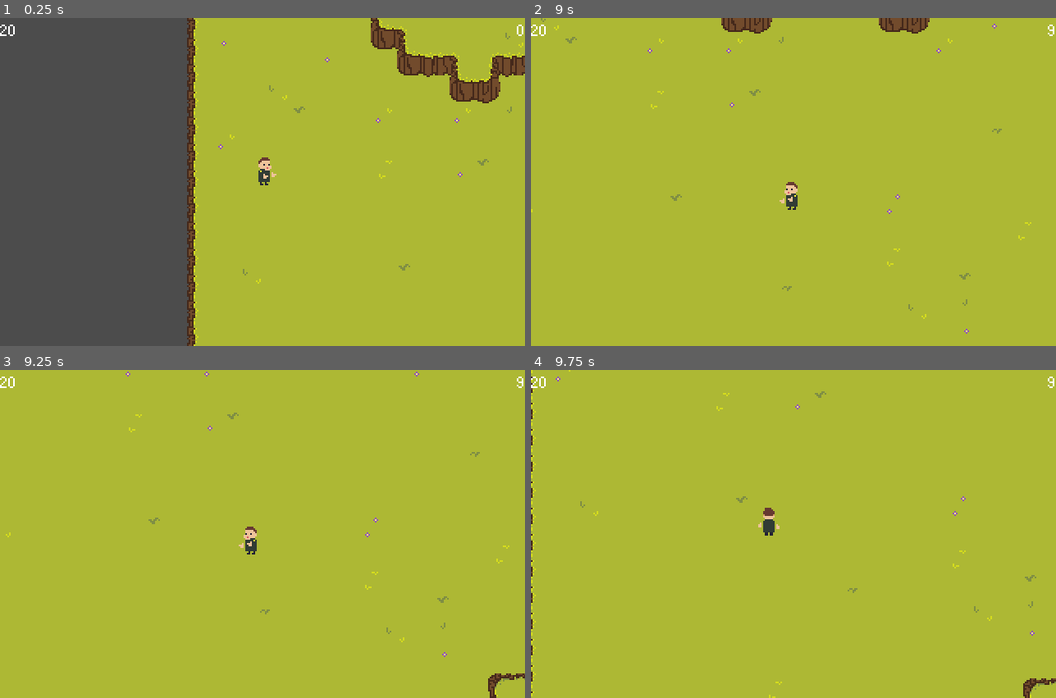
Above: before the commit, frames 1-4 (two rows, left to right).
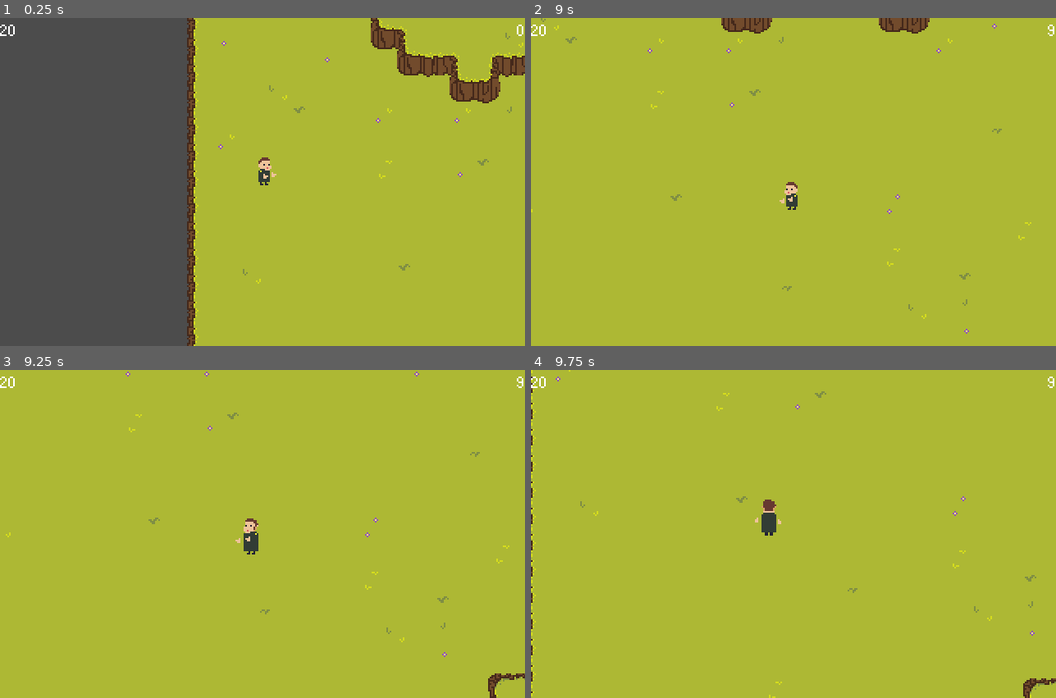
Above: after the commit, the same moments.

Repository: TeamKebab/GodotWildJam24
Game: Godot game, scene res://src/gui/Start.tscn
Same seed, same stepped clock (60 frames per second), same inputs: the game is played once before the commit and once after it.
Inputs:
- Up to frame 1 (0.25 s): no input
- Up to frame 2 (9 s): tap Enter (ui_accept) at 0.5, 0.77, 1.52, 3.02, 3.77, 4.52, 6.02, 6.77, 7.52 s; hold Right (ui_right) 0.53-1.28 s; hold Down (ui_down) 1.28-2.03 s; hold Right (ui_right) 2.03-2.78 s; hold Up (ui_up) 2.78-3.53 s; hold Left (ui_left) 3.53-5.03 s; hold Down (ui_down) 5.03-5.78 s; hold Right (ui_right) 5.78-6.53 s; hold Up (ui_up) 6.53-7.28 s; hold Right (ui_right) 7.28-8.03 s; hold Down (ui_down) 8.03-8.78 s; hold Left (ui_left) from 8.78 s (still down)
- Up to frame 3 (9.25 s): keep holding Left (ui_left); tap Enter (ui_accept) at 9.02 s
- Up to frame 4 (9.75 s): release Left (ui_left) at 9.53 s; hold Up (ui_up) from 9.53 s (still down)

Frames 1-2 are identical in both runs. In frame 3, 0.2% of the frame differs, in the area x 44-50%, y 45-56%; in frame 4, 0.2%.

Commit message:
baby position

Diff:
--- a/src/entities/characters/Player.tscn
+++ b/src/entities/characters/Player.tscn
@@ -1,9 +1,8 @@
-[gd_scene load_steps=39 format=2]
+[gd_scene load_steps=38 format=2]
 
 [ext_resource path="res://assets/sprites/hero.png" type="Texture" id=1]
 [ext_resource path="res://src/entities/characters/Player.gd" type="Script" id=2]
 [ext_resource path="res://src/components/overlap/DetectionBox.tscn" type="PackedScene" id=3]
-[ext_resource path="res://assets/sprites/baby.png" type="Texture" id=4]
 [ext_resource path="res://src/components/overlap/HurtBox.tscn" type="PackedScene" id=5]
 [ext_resource path="res://src/components/MeleeAttack.tscn" type="PackedScene" id=6]
 [ext_resource path="res://assets/sprites/hero_attack.png" type="Texture" id=7]
@@ -157,10 +156,10 @@
 "times": PoolRealArray( 0 ),
 "transitions": PoolRealArray( 1 ),
 "update": 0,
-"values": [ Rect2( 32, 0, 16, 16 ) ]
+"values": [ Rect2( 192, 0, 24, 24 ) ]
 }
 tracks/5/type = "value"
-tracks/5/path = NodePath("BabySprite:position")
+tracks/5/path = NodePath("Attack:position")
 tracks/5/interp = 1
 tracks/5/loop_wrap = true
 tracks/5/imported = false
@@ -169,10 +168,10 @@
 "times": PoolRealArray( 0 ),
 "transitions": PoolRealArray( 1 ),
 "update": 0,
-"values": [ Vector2( -4.88864, -11.4568 ) ]
+"values": [ Vector2( -1.5, 7.54324 ) ]
 }
 tracks/6/type = "value"
-tracks/6/path = NodePath("Attack:position")
+tracks/6/path = NodePath("Attack:rotation_degrees")
 tracks/6/interp = 1
 tracks/6/loop_wrap = true
 tracks/6/imported = false
@@ -181,10 +180,10 @@
 "times": PoolRealArray( 0 ),
 "transitions": PoolRealArray( 1 ),
 "update": 0,
-"values": [ Vector2( -1.5, 7.54324 ) ]
+"values": [ 90.0 ]
 }
 tracks/7/type = "value"
-tracks/7/path = NodePath("Attack:rotation_degrees")
+tracks/7/path = NodePath("AttackSprite:region_rect")
 tracks/7/interp = 1
 tracks/7/loop_wrap = true
 tracks/7/imported = false
@@ -193,10 +192,10 @@
 "times": PoolRealArray( 0 ),
 "transitions": PoolRealArray( 1 ),
 "update": 0,
-"values": [ 90.0 ]
+"values": [ Rect2( 32, 0, 16, 48 ) ]
 }
 tracks/8/type = "value"
-tracks/8/path = NodePath("AttackSprite:region_rect")
+tracks/8/path = NodePath("AttackSprite:position")
 tracks/8/interp = 1
 tracks/8/loop_wrap = true
 tracks/8/imported = false
@@ -205,27 +204,15 @@
 "times": PoolRealArray( 0 ),
 "transitions": PoolRealArray( 1 ),
 "update": 0,
-"values": [ Rect2( 32, 0, 16, 48 ) ]
+"values": [ Vector2( 2.11136, 0.54324 ) ]
 }
 tracks/9/type = "value"
-tracks/9/path = NodePath("AttackSprite:position")
+tracks/9/path = NodePath("AttackSprite:z_index")
 tracks/9/interp = 1
 tracks/9/loop_wrap = true
 tracks/9/imported = false
 tracks/9/enabled = true
 tracks/9/keys = {
-"times": PoolRealArray( 0 ),
-"transitions": PoolRealArray( 1 ),
-"update": 0,
-"values": [ Vector2( 2.11136, 0.54324 ) ]
-}
-tracks/10/type = "value"
-tracks/10/path = NodePath("AttackSprite:z_index")
-tracks/10/interp = 1
-tracks/10/loop_wrap = true
-tracks/10/imported = false
-tracks/10/enabled = true
-tracks/10/keys = {
 "times": PoolRealArray( 0 ),
 "transitions": PoolRealArray( 1 ),
 "update": 1,
@@ -325,10 +312,10 @@
 "times": PoolRealArray( 0 ),
 "transitions": PoolRealArray( 1 ),
 "update": 0,
-"values": [ Rect2( 16, 0, 16, 16 ) ]
+"values": [ Rect2( 96, 0, 24, 24 ) ]
 }
 tracks/4/type = "value"
-tracks/4/path = NodePath("BabySprite:position")
+tracks/4/path = NodePath("BabySprite:z_index")
 tracks/4/interp = 1
 tracks/4/loop_wrap = true
 tracks/4/imported = false
@@ -336,11 +323,11 @@
 tracks/4/keys = {
 "times": PoolRealArray( 0 ),
 "transitions": PoolRealArray( 1 ),
-"update": 0,
-"values": [ Vector2( 5.11136, -10.4568 ) ]
+"update": 1,
+"values": [ 0 ]
 }
 tracks/5/type = "value"
-tracks/5/path = NodePath("BabySprite:z_index")
+tracks/5/path = NodePath("Attack:position")
 tracks/5/interp = 1
 tracks/5/loop_wrap = true
 tracks/5/imported = false
@@ -348,11 +335,11 @@
 tracks/5/keys = {
 "times": PoolRealArray( 0 ),
 "transitions": PoolRealArray( 1 ),
-"update": 1,
-"values": [ 0 ]
+"update": 0,
+"values": [ Vector2( -12.8886, -6.45676 ) ]
 }
 tracks/6/type = "value"
-tracks/6/path = NodePath("Attack:position")
+tracks/6/path = NodePath("Attack:rotation_degrees")
 tracks/6/interp = 1
 tracks/6/loop_wrap = true
 tracks/6/imported = false
@@ -361,10 +348,10 @@
 "times": PoolRealArray( 0 ),
 "transitions": PoolRealArray( 1 ),
 "update": 0,
-"values": [ Vector2( -12.8886, -6.45676 ) ]
+"values": [ 0.0 ]
 }
 tracks/7/type = "value"
-tracks/7/path = NodePath("Attack:rotation_degrees")
+tracks/7/path = NodePath("AttackSprite:region_rect")
 tracks/7/interp = 1
 tracks/7/loop_wrap = true
 tracks/7/imported = false
@@ -373,10 +360,10 @@
 "times": PoolRealArray( 0 ),
 "transitions": PoolRealArray( 1 ),
 "update": 0,
-"values": [ 0.0 ]
+"values": [ Rect2( 16, 0, 16, 48 ) ]
 }
 tracks/8/type = "value"
-tracks/8/path = NodePath("AttackSprite:region_rect")
+tracks/8/path = NodePath("AttackSprite:position")
 tracks/8/interp = 1
 tracks/8/loop_wrap = true
 tracks/8/imported = false
@@ -385,27 +372,15 @@
 "times": PoolRealArray( 0 ),
 "transitions": PoolRealArray( 1 ),
 "update": 0,
-"values": [ Rect2( 16, 0, 16, 48 ) ]
+"values": [ Vector2( -13.8886, -12.4568 ) ]
 }
 tracks/9/type = "value"
-tracks/9/path = NodePath("AttackSprite:position")
+tracks/9/path = NodePath("AttackSprite:z_index")
 tracks/9/interp = 1
 tracks/9/loop_wrap = true
 tracks/9/imported = false
 tracks/9/enabled = true
 tracks/9/keys = {
-"times": PoolRealArray( 0 ),
-"transitions": PoolRealArray( 1 ),
-"update": 0,
-"values": [ Vector2( -13.8886, -12.4568 ) ]
-}
-tracks/10/type = "value"
-tracks/10/path = NodePath("AttackSprite:z_index")
-tracks/10/interp = 1
-tracks/10/loop_wrap = true
-tracks/10/imported = false
-tracks/10/enabled = true
-tracks/10/keys = {
 "times": PoolRealArray( 0 ),
 "transitions": PoolRealArray( 1 ),
 "update": 1,
@@ -461,10 +436,10 @@
 "times": PoolRealArray( 0 ),
 "transitions": PoolRealArray( 1 ),
 "update": 0,
-"values": [ Rect2( 0, 0, 16, 16 ) ]
+"values": [ Rect2( 0, 0, 24, 24 ) ]
 }
 tracks/4/type = "value"
-tracks/4/path = NodePath("BabySprite:position")
+tracks/4/path = NodePath("BabySprite:z_index")
 tracks/4/interp = 1
 tracks/4/loop_wrap = true
 tracks/4/imported = false
@@ -472,11 +447,11 @@
 tracks/4/keys = {
 "times": PoolRealArray( 0 ),
 "transitions": PoolRealArray( 1 ),
-"update": 0,
-"values": [ Vector2( -6.88864, -10.4568 ) ]
+"update": 1,
+"values": [ 0 ]
 }
 tracks/5/type = "value"
-tracks/5/path = NodePath("BabySprite:z_index")
+tracks/5/path = NodePath("Attack:position")
 tracks/5/interp = 1
 tracks/5/loop_wrap = true
 tracks/5/imported = false
@@ -484,11 +459,11 @@
 tracks/5/keys = {
 "times": PoolRealArray( 0 ),
 "transitions": PoolRealArray( 1 ),
-"update": 1,
-"values": [ 0 ]
+"update": 0,
+"values": [ Vector2( 8.11136, -6.45676 ) ]
 }
 tracks/6/type = "value"
-tracks/6/path = NodePath("Attack:position")
+tracks/6/path = NodePath("Attack:rotation_degrees")
 tracks/6/interp = 1
 tracks/6/loop_wrap = true
 tracks/6/imported = false
@@ -497,10 +472,10 @@
 "times": PoolRealArray( 0 ),
 "transitions": PoolRealArray( 1 ),
 "update": 0,
-"values": [ Vector2( 8.11136, -6.45676 ) ]
+"values": [ 0.0 ]
 }
 tracks/7/type = "value"
-tracks/7/path = NodePath("Attack:rotation_degrees")
+tracks/7/path = NodePath("AttackSprite:region_rect")
 tracks/7/interp = 1
 tracks/7/loop_wrap = true
 tracks/7/imported = false
@@ -509,10 +484,10 @@
 "times": PoolRealArray( 0 ),
 "transitions": PoolRealArray( 1 ),
 "update": 0,
-"values": [ 0.0 ]
+"values": [ Rect2( 0, 0, 16, 48 ) ]
 }
 tracks/8/type = "value"
-tracks/8/path = NodePath("AttackSprite:region_rect")
+tracks/8/path = NodePath("AttackSprite:position")
 tracks/8/interp = 1
 tracks/8/loop_wrap = true
 tracks/8/imported = false
@@ -521,27 +496,15 @@
 "times": PoolRealArray( 0 ),
 "transitions": PoolRealArray( 1 ),
 "update": 0,
-"values": [ Rect2( 0, 0, 16, 48 ) ]
+"values": [ Vector2( 12.1114, -12.4568 ) ]
 }
 tracks/9/type = "value"
-tracks/9/path = NodePath("AttackSprite:position")
+tracks/9/path = NodePath("AttackSprite:z_index")
 tracks/9/interp = 1
 tracks/9/loop_wrap = true
 tracks/9/imported = false
 tracks/9/enabled = true
 tracks/9/keys = {
-"times": PoolRealArray( 0 ),
-"transitions": PoolRealArray( 1 ),
-"update": 0,
-"values": [ Vector2( 12.1114, -12.4568 ) ]
-}
-tracks/10/type = "value"
-tracks/10/path = NodePath("AttackSprite:z_index")
-tracks/10/interp = 1
-tracks/10/loop_wrap = true
-tracks/10/imported = false
-tracks/10/enabled = true
-tracks/10/keys = {
 "times": PoolRealArray( 0 ),
 "transitions": PoolRealArray( 1 ),
 "update": 1,
@@ -612,10 +575,10 @@
 "times": PoolRealArray( 0 ),
 "transitions": PoolRealArray( 1 ),
 "update": 0,
-"values": [ Rect2( 48, 0, 16, 16 ) ]
+"values": [ Rect2( 288, 0, 24, 24 ) ]
 }
 tracks/4/type = "value"
-tracks/4/path = NodePath("BabySprite:position")
+tracks/4/path = NodePath("BabySprite:z_index")
 tracks/4/interp = 1
 tracks/4/loop_wrap = true
 tracks/4/imported = false
@@ -623,11 +586,11 @@
 tracks/4/keys = {
 "times": PoolRealArray( 0 ),
 "transitions": PoolRealArray( 1 ),
-"update": 0,
-"values": [ Vector2( 0, -10.4568 ) ]
+"update": 1,
+"values": [ 0 ]
 }
 tracks/5/type = "value"
-tracks/5/path = NodePath("BabySprite:z_index")
+tracks/5/path = NodePath("Attack:position")
 tracks/5/interp = 1
 tracks/5/loop_wrap = true
 tracks/5/imported = false
@@ -635,11 +598,11 @@
 tracks/5/keys = {
 "times": PoolRealArray( 0 ),
 "transitions": PoolRealArray( 1 ),
-"update": 1,
-"values": [ 0 ]
+"update": 0,
+"values": [ Vector2( -1.5, -11.4568 ) ]
 }
 tracks/6/type = "value"
-tracks/6/path = NodePath("Attack:position")
+tracks/6/path = NodePath("Attack:rotation_degrees")
 tracks/6/interp = 1
 tracks/6/loop_wrap = true
 tracks/6/imported = false
@@ -648,10 +611,10 @@
 "times": PoolRealArray( 0 ),
 "transitions": PoolRealArray( 1 ),
 "update": 0,
-"values": [ Vector2( -1.5, -11.4568 ) ]
+"values": [ 90.0 ]
 }
 tracks/7/type = "value"
-tracks/7/path = NodePath("Attack:rotation_degrees")
+tracks/7/path = NodePath("AttackSprite:region_rect")
 tracks/7/interp = 1
 tracks/7/loop_wrap = true
 tracks/7/imported = false
@@ -660,10 +623,10 @@
 "times": PoolRealArray( 0 ),
 "transitions": PoolRealArray( 1 ),
 "update": 0,
-"values": [ 90.0 ]
+"values": [ Rect2( 48, 0, 16, 48 ) ]
 }
 tracks/8/type = "value"
-tracks/8/path = NodePath("AttackSprite:region_rect")
+tracks/8/path = NodePath("AttackSprite:position")
 tracks/8/interp = 1
 tracks/8/loop_wrap = true
 tracks/8/imported = false
@@ -672,27 +635,15 @@
 "times": PoolRealArray( 0 ),
 "transitions": PoolRealArray( 1 ),
 "update": 0,
-"values": [ Rect2( 48, 0, 16, 48 ) ]
+"values": [ Vector2( -3.889, -14.457 ) ]
 }
 tracks/9/type = "value"
-tracks/9/path = NodePath("AttackSprite:position")
+tracks/9/path = NodePath("AttackSprite:z_index")
 tracks/9/interp = 1
 tracks/9/loop_wrap = true
 tracks/9/imported = false
 tracks/9/enabled = true
 tracks/9/keys = {
-"times": PoolRealArray( 0 ),
-"transitions": PoolRealArray( 1 ),
-"update": 0,
-"values": [ Vector2( -3.889, -14.457 ) ]
-}
-tracks/10/type = "value"
-tracks/10/path = NodePath("AttackSprite:z_index")
-tracks/10/interp = 1
-tracks/10/loop_wrap = true
-tracks/10/imported = false
-tracks/10/enabled = true
-tracks/10/keys = {
 "times": PoolRealArray( 0 ),
 "transitions": PoolRealArray( 1 ),
 "update": 1,
@@ -748,7 +699,7 @@
 [sub_resource type="AnimationNodeAdd2" id=24]
 
 [sub_resource type="AnimationNodeBlendTree" id=25]
-graph_offset = Vector2( 0, 63.5 )
+graph_offset = Vector2( 0, 127 )
 nodes/Action/node = SubResource( 15 )
 nodes/Action/position = Vector2( 260, 60 )
 nodes/Age/node = SubResource( 22 )
@@ -797,25 +748,25 @@
 position = Vector2( 0.5, -10 )
 texture = ExtResource( 1 )
 hframes = 3
+frame = 2
 region_enabled = true
-region_rect = Rect2( 216, 0, 72, 24 )
+region_rect = Rect2( 24, 0, 72, 24 )
 
 [node name="BabySprite" type="Sprite" parent="."]
 visible = false
-position = Vector2( -4.88864, -11.4568 )
-z_index = -1
-texture = ExtResource( 4 )
+position = Vector2( 0.5, -10 )
+texture = ExtResource( 1 )
 region_enabled = true
-region_rect = Rect2( 32, 0, 16, 16 )
+region_rect = Rect2( 0, 0, 24, 24 )
 
 [node name="AttackSprite" type="Sprite" parent="."]
 visible = false
-position = Vector2( 2.11136, 0.54324 )
+position = Vector2( 12.1114, -12.4568 )
 texture = ExtResource( 7 )
 vframes = 3
 frame = 2
 region_enabled = true
-region_rect = Rect2( 32, 0, 16, 48 )
+region_rect = Rect2( 0, 0, 16, 48 )
 
 [node name="AnimationPlayer" type="AnimationPlayer" parent="."]
 anims/Adult = SubResource( 2 )
@@ -835,12 +786,11 @@
 parameters/Action/playback = SubResource( 26 )
 parameters/Age/playback = SubResource( 27 )
 parameters/All/add_amount = 1.0
-parameters/Direction/blend_position = Vector2( 0, 0 )
+parameters/Direction/blend_position = Vector2( 1, 0 )
 parameters/DirectionAction/add_amount = 1.0
 
 [node name="DetectionBox" parent="." instance=ExtResource( 3 )]
-position = Vector2( -1, 2 )
-rotation = 1.5708
+position = Vector2( 8, -6 )
 collision_mask = 320
 shape = SubResource( 28 )
 
@@ -851,8 +801,7 @@
 shape = SubResource( 29 )
 
 [node name="Attack" parent="." instance=ExtResource( 6 )]
-position = Vector2( -1.5, 7.54324 )
-rotation = 1.5708
+position = Vector2( 8.11136, -6.45676 )
 collision_layer = 0
 collision_mask = 128
 shape = SubResource( 30 )
--- a/src/globals/Game.gd
+++ b/src/globals/Game.gd
@@ -11,7 +11,7 @@
 
 const START_MAP = "res://src/maps/TestLevel.tscn"
 
-const END_OF_DAY = 300
+const END_OF_DAY = 30
 const ADULT_AGE = int(END_OF_DAY * 0.3)
 const ELDER_AGE = int(END_OF_DAY * 0.8)
 
